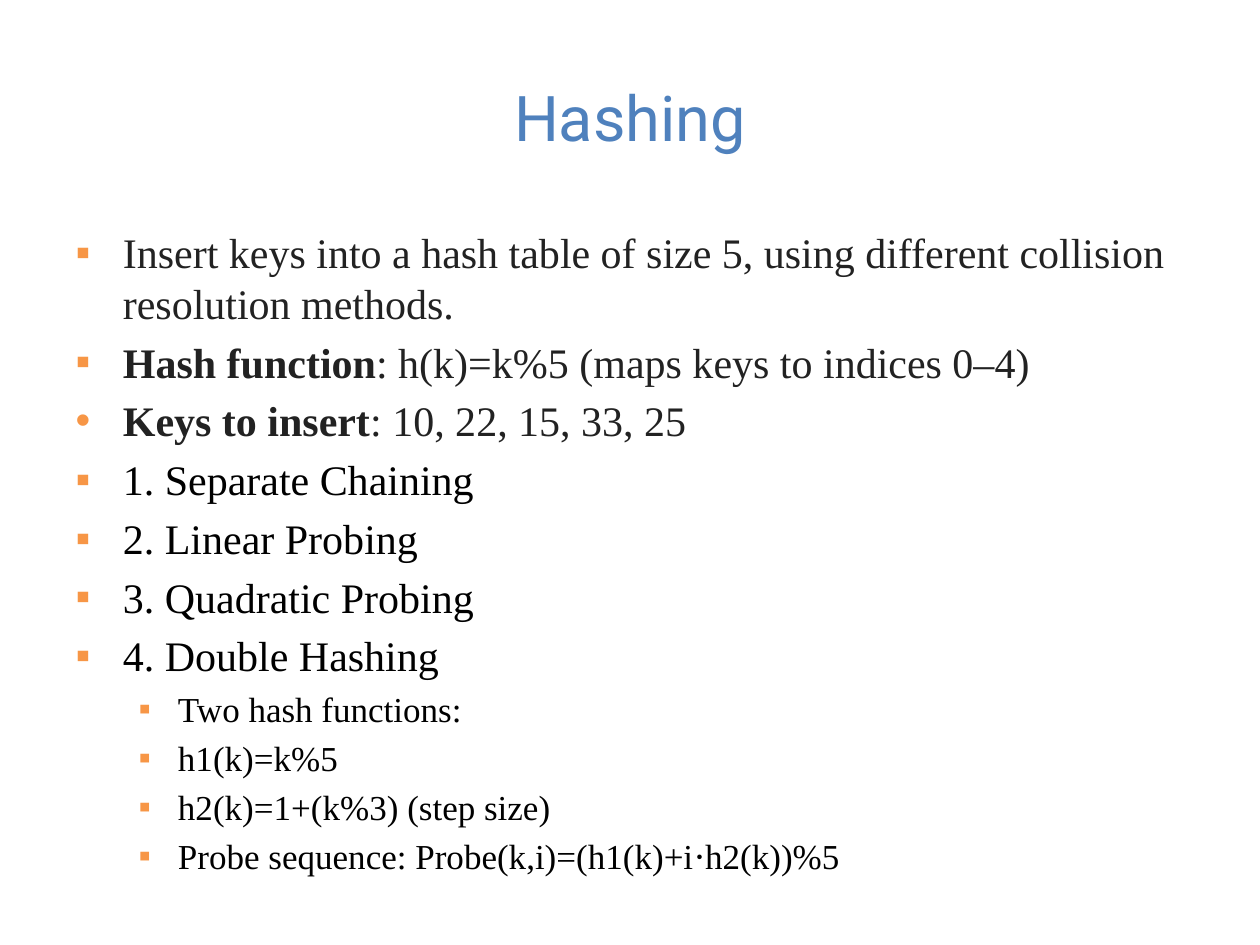
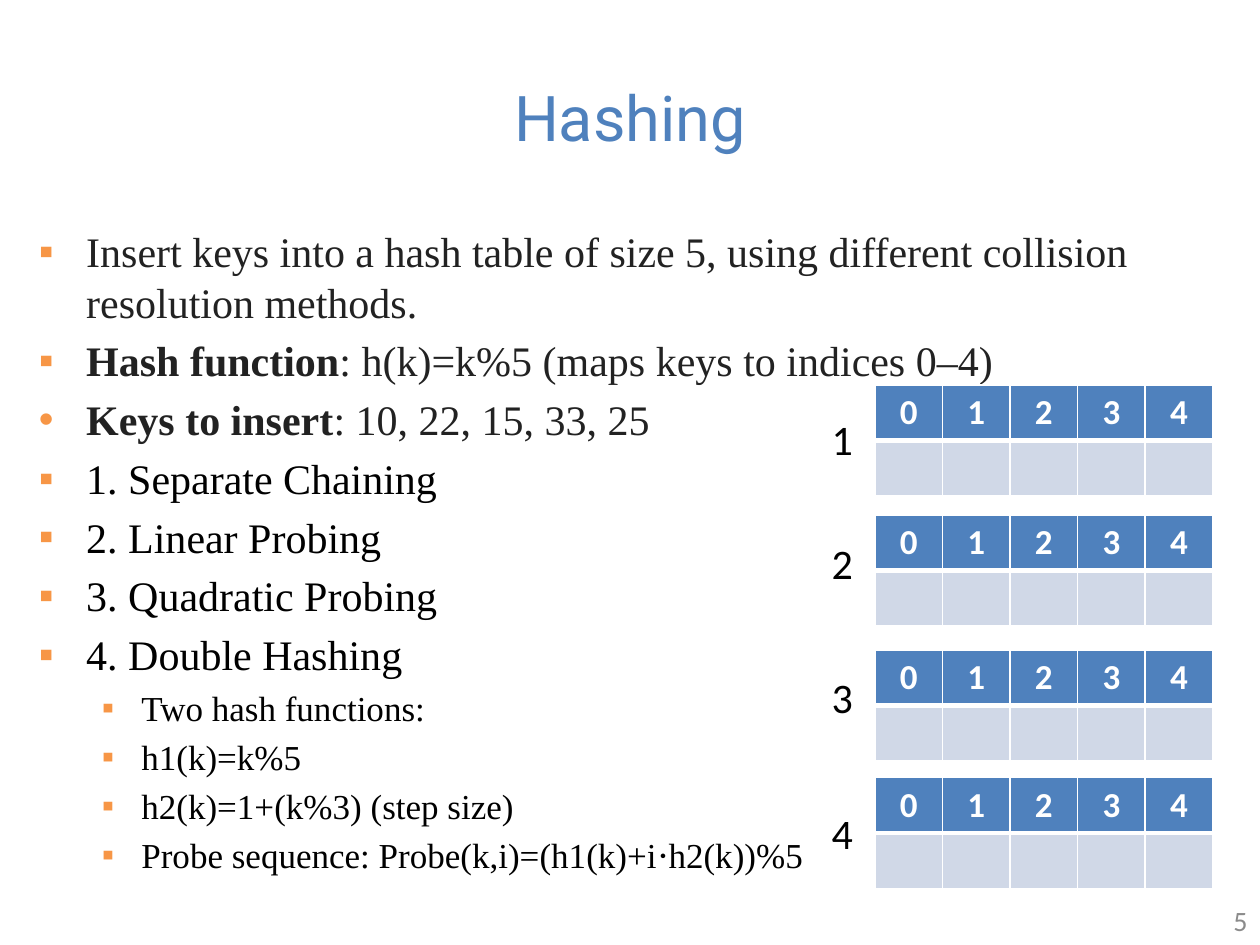
Before and after one commit to guhofstra/CSC111Fa25, a slide deck: slide 5 of PPTs/Lecture 7-hash table exercises.pptx (slide 6 before the commit). Drawn at 1260x945 pixels with LibreOffice and Linux fonts; fonts in the diff are those of the drawing. Boxes give left, top, right and bottom in pixels: in the first picture for what was removed or moved away, otherwise in the second. Text is boxed around its words. In the diff, an @@ line names an element or a change of style, - is before the commit and + after.

```diff
--- a/PPTs/Lecture 7-hash table exercises.pptx
+++ b/PPTs/Lecture 7-hash table exercises.pptx
@@ text "Insert keys into a hash ...": place and size @@
-text "Insert keys into a hash ..." at (123, 238, 1165, 876)
+text "Insert keys into a hash ..." at (86, 237, 1128, 875)
@@ table added at (874, 384, 1215, 494), 2 rows, 5 columns @@
+0 | 1 | 2 | 3 | 4
+ |  |  |  | 
@@ text added at (832, 428, 853, 455), 24 pt, text #000000 @@
+1
@@ table added at (874, 515, 1215, 625), 2 rows, 5 columns @@
+0 | 1 | 2 | 3 | 4
+ |  |  |  | 
@@ text added at (832, 551, 853, 579), 24 pt, text #000000 @@
+2
@@ table added at (874, 650, 1215, 760), 2 rows, 5 columns @@
+0 | 1 | 2 | 3 | 4
+ |  |  |  | 
@@ text added at (832, 685, 853, 714), 24 pt, text #000000 @@
+3
@@ table added at (874, 777, 1215, 887), 2 rows, 5 columns @@
+0 | 1 | 2 | 3 | 4
+ |  |  |  | 
@@ text added at (832, 822, 853, 849), 24 pt, text #000000 @@
+4
@@ page number added at (1233, 913, 1247, 931), 16 pt, text #8C8C8C @@
+5
```
Also in this commit, not shown: 3 other slides changed, 1 slide removed, 18 other files.
